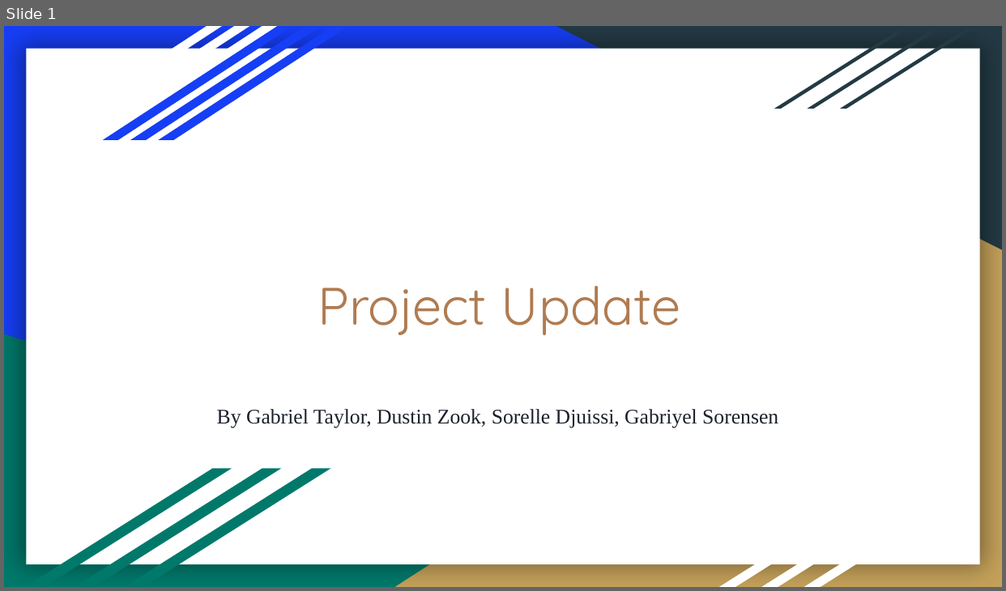
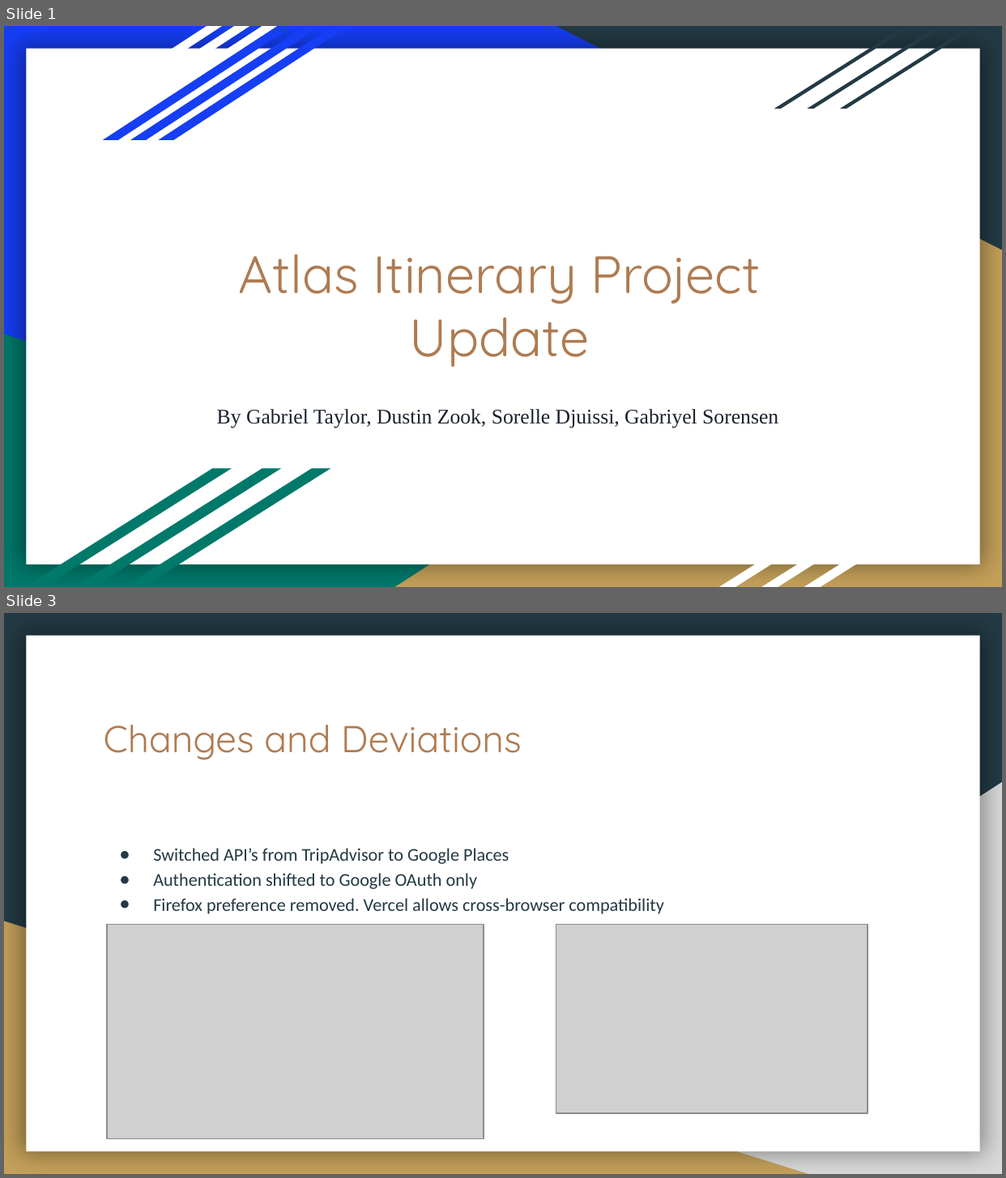
Before and after one commit to DustinWZook/Atlas-Itinerary, a slide deck: Documents/Progress Update/Project Update.pptx. Shown one above the other, each under a label of ours: slide 1 before the commit, slides 1 and 3 after it; the slides between them are not shown. The pictures are 1006x591 and 1006x1178 pixels, drawn with LibreOffice and Linux fonts; fonts in the diff are those of the drawing; grey boxes stand for pictures. Boxes give left, top, right and bottom in pixels: in the first picture for what was removed or moved away, otherwise in the second. Text is boxed around its words. In the diff, an @@ line names an element or a change of style, - is before the commit and + after.

```diff
--- a/Documents/Progress Update/Project Update.pptx
+++ b/Documents/Progress Update/Project Update.pptx
@@ slide 3 added at (4,613,1002,1174), background #233A44; not listed: 1 template element that a slide beside it also shows @@
@@ title added at (104,725,522,760), 27 pt, text #AF7B51 @@
+Changes and Deviations
@@ right triangle added at (395,782,1002,1174), fill #D9D9D9 @@
@@ text added at (153,848,664,914), 13 pt, text #233A44 @@
+● Switched API’s from TripAdvisor to Google Places
+● Authentication shifted to Google OAuth only
+● Firefox preference removed. Vercel allows cross-browser compatibility
@@ right triangle added at (4,922,808,1174), fill #C4A15A @@
@@ picture added at (107,924,483,1139) @@
@@ picture added at (556,924,867,1114) @@
@@ slide 1 changed as well @@
@@ title at (239,254,760,367): text changed @@
-Project Update
+Atlas Itinerary Project Update
```
Also in this commit, not shown: 1 other slide changed, 16 other slides added, 8 slides removed, 1 other file.
